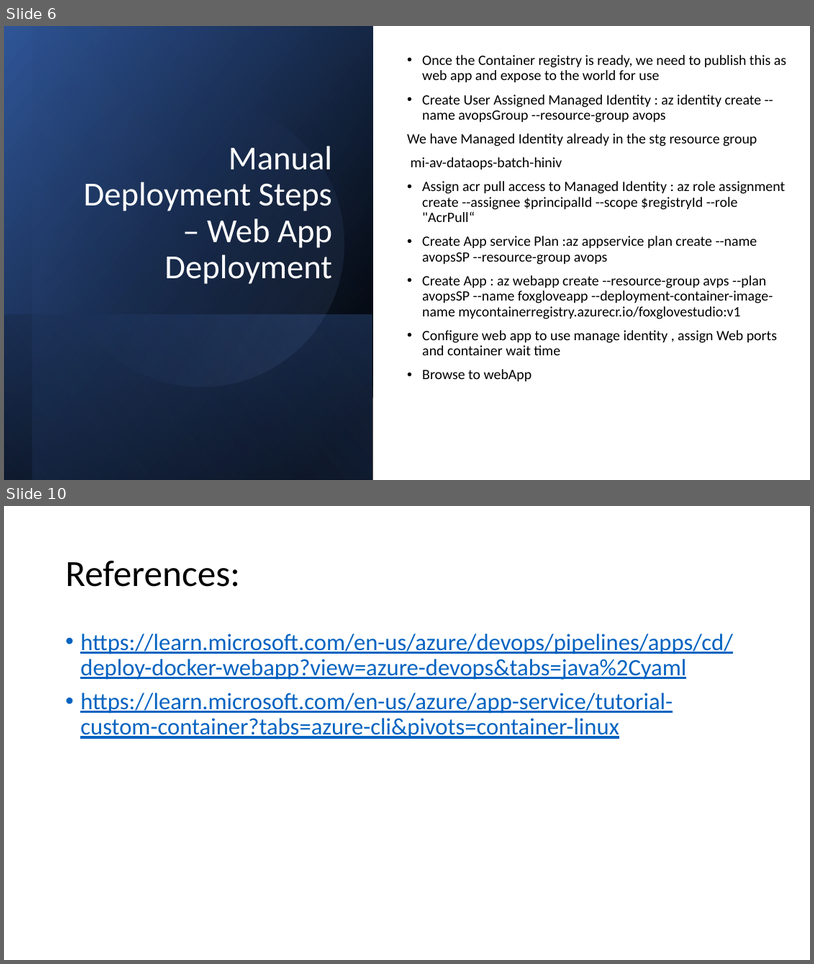
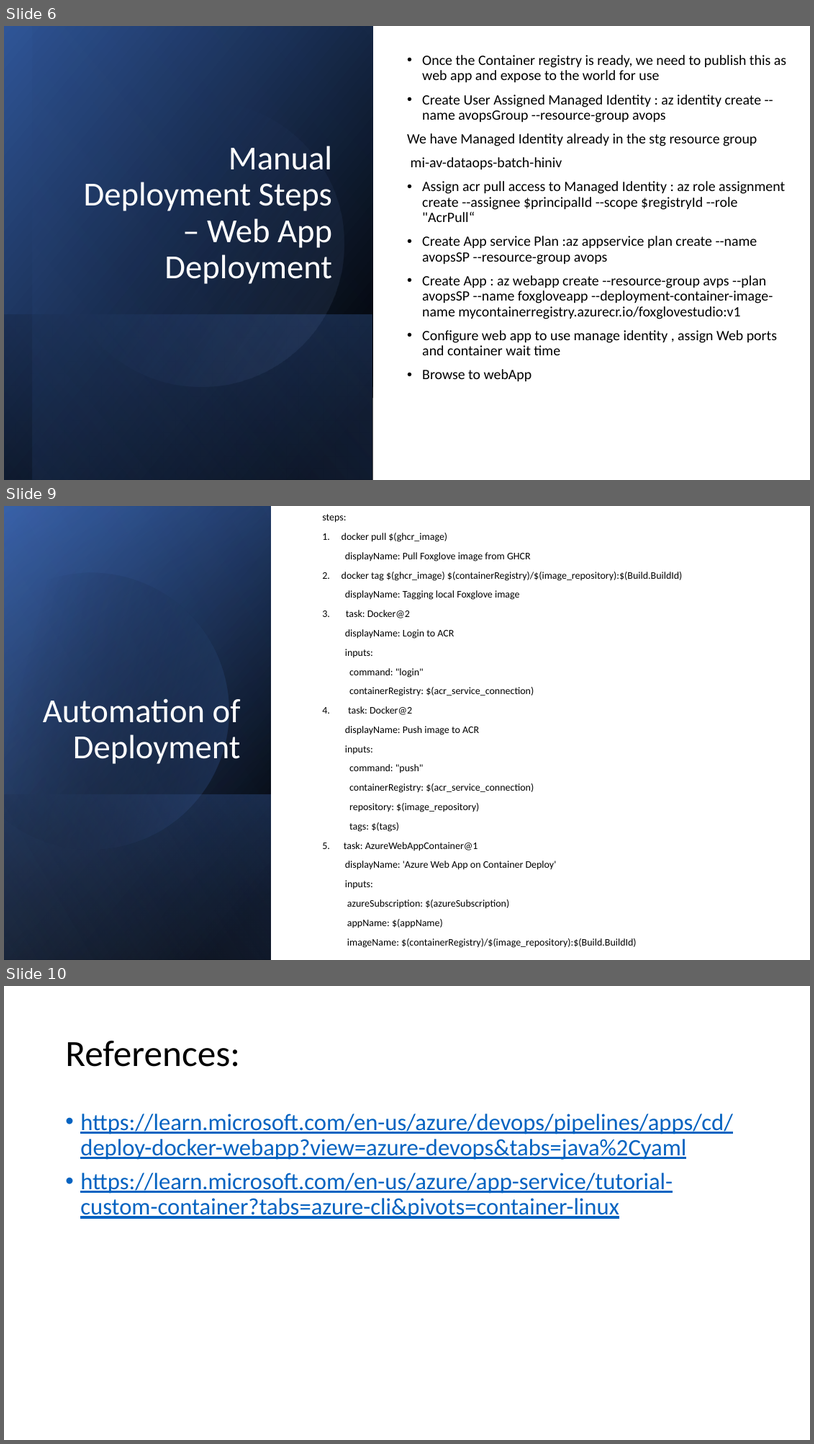
Before and after one commit to HitasiPatel/AvOps-complete, a slide deck: foxglove/docs/Foxglove Deployment.pptx. Shown one above the other, each under a label of ours: slides 6 and 10 before the commit, slides 6, 9 and 10 after it; the slides between them are not shown. The pictures are 814x964 and 814x1444 pixels, drawn with LibreOffice and Linux fonts; fonts in the diff are those of the drawing. Boxes give left, top, right and bottom in pixels: in the first picture for what was removed or moved away, otherwise in the second. Text is boxed around its words. In the diff, an @@ line names an element or a change of style, - is before the commit and + after.

Commit message:
Documentation for Foxglove

```diff
--- a/foxglove/docs/Foxglove Deployment.pptx
+++ b/foxglove/docs/Foxglove Deployment.pptx
@@ slide 9 added at [4, 506, 810, 960], background #FFFFFF @@
@@ rectangle added at [4, 506, 810, 960], fill #FFFFFF @@
@@ rectangle added at [4, 506, 271, 960], fill gradient #000000 to #2F5597 @@
@@ rectangle added at [4, 507, 271, 960], fill gradient #000000 to #4472C4 @@
@@ rectangle added at [4, 506, 271, 959], fill gradient #000000 to #8FAADC @@
@@ freeform shape added at [4, 540, 262, 877], fill gradient #000000 to #4472C4 @@
@@ text added at [322, 533, 682, 928], 12 pt, text #000000 @@
+steps:
+1. docker pull $(ghcr_image)
+displayName: Pull Foxglove image from GHCR
+2. docker tag $(ghcr_image) $(containerRegistry)/$(image_repository):$(Build.BuildId)
+displayName: Tagging local Foxglove image
+3. task: Docker@2
+displayName: Login to ACR
+inputs:
+command: "login"
+containerRegistry: $(acr_service_connection)
+4. task: Docker@2
+displayName: Push image to ACR
+inputs:
+command: "push"
+containerRegistry: $(acr_service_connection)
+repository: $(image_repository)
+tags: $(tags)
+5. task: AzureWebAppContainer@1
+displayName: 'Azure Web App on Container Deploy'
+inputs:
+azureSubscription: $(azureSubscription)
+appName: $(appName)
+imageName: $(containerRegistry)/$(image_repository):$(Build.BuildId)
@@ title added at [43, 698, 241, 764], 40 pt, text #FFFFFF @@
+Automation of Deployment
@@ rectangle added at [4, 794, 271, 960], fill gradient #4472C4 to #000000 @@
```
Also in this commit, not shown: 2 slides changed, 1 slide removed, 4 other files.
